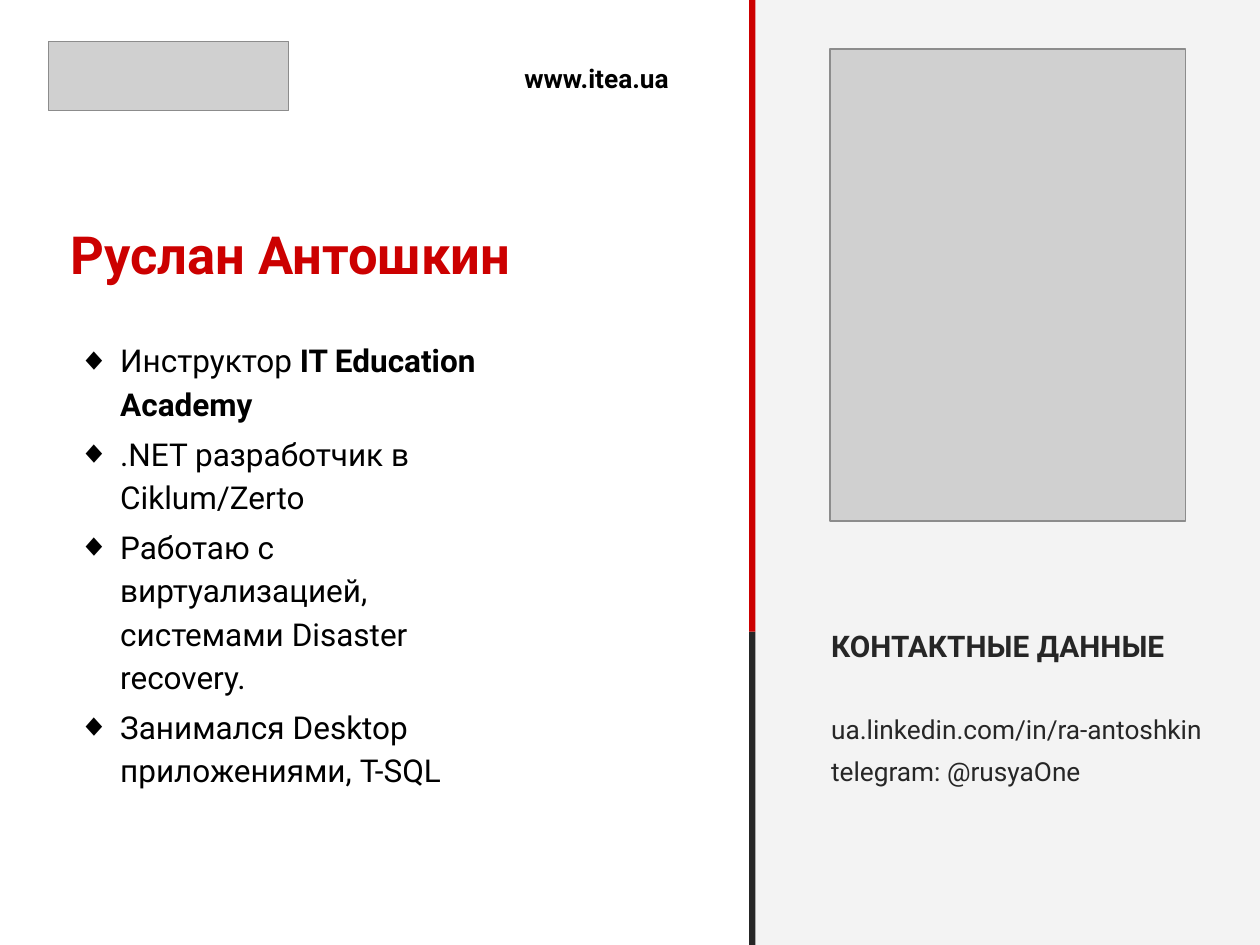
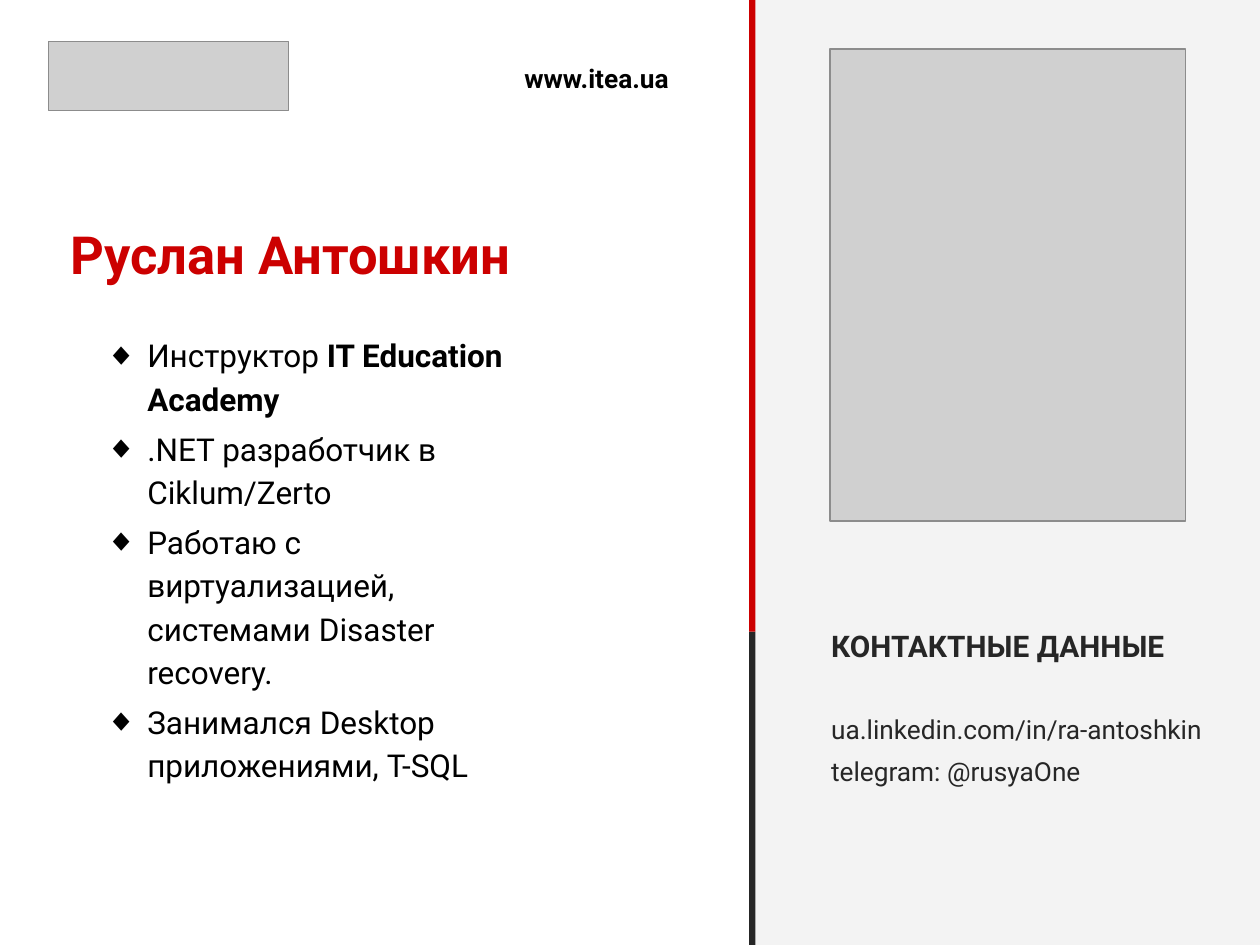
Before and after one commit to sonnov/NetCore, a slide deck: slide 2 of 1.Introduction/Introduction.pptx. Drawn at 1260x945 pixels with LibreOffice and Linux fonts; fonts in the diff are those of the drawing; grey boxes stand for pictures. Boxes give left, top, right and bottom in pixels: in the first picture for what was removed or moved away, otherwise in the second. Text is boxed around its words. In the diff, an @@ line names an element or a change of style, - is before the commit and + after.

```diff
--- a/1.Introduction/Introduction.pptx
+++ b/1.Introduction/Introduction.pptx
@@ text "Инструктор IT Education Academy": place and size @@
-text "Инструктор IT Education Academy" at (120, 348, 476, 789)
+text "Инструктор IT Education Academy" at (147, 343, 503, 784)
```
Also in this commit, not shown: 2 other slides changed.
